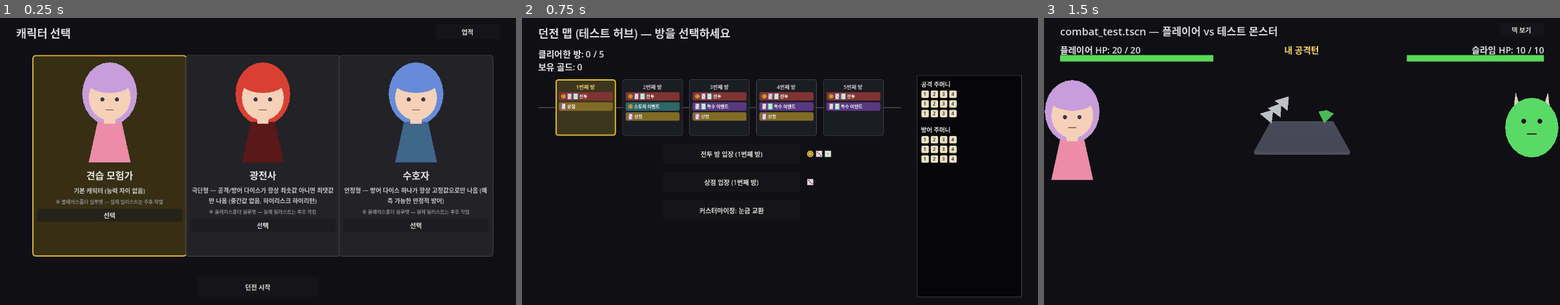
Above: before the commit, frames 1-3 (left to right).
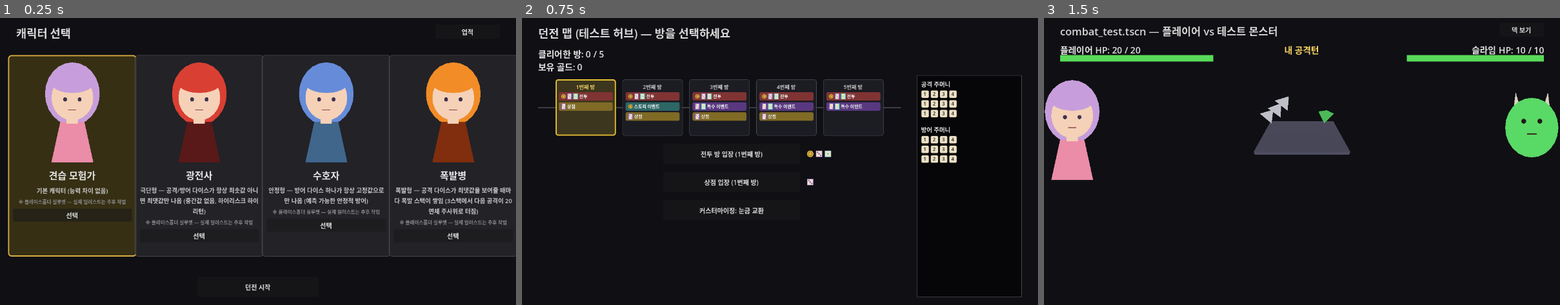
Above: after the commit, the same moments.

Repository: YGseok/ProjectD
Game: Godot game, scene res://code/scenes/character_select.tscn
Same seed, same stepped clock (60 frames per second), same inputs: the game is played once before the commit and once after it.
Inputs:
- Up to frame 1 (0.25 s): no input
- Up to frame 2 (0.75 s): click "던전 시작" at 0.5 s
- Up to frame 3 (1.5 s): click "전투 방 입장 (1번째 방)" at 1.25 s

The runs differ from the first frame. In frame 1, 26% of the frame differs, in the area x 1-100%, y 12-84%; in frame 2, nothing differs; in frame 3, nothing differs.

Commit message:
feat: 플레이어블 캐릭터 4번째 "폭발병"(폭발형 다이스 스택) 추가 ([대형 기획 1] 4/5종)
몬스터 "고블린"의 anger_stack 기믹(공격 다이스가 최댓값을 보여줄 때마다 스택이
쌓여 임계치에서 다음 공격이 1D20으로 터짐)을 플레이어 공격턴에도 동일하게
적용해 INBOX.md가 예시로 든 극단형/안정형/폭발형 3가지 캐릭터 컨셉을 모두
구현 완료. 정적 다이스 개조가 아니라 combat_test.gd의 전투 중 턴 상태로
구현되므로 run_state.gd의 기존 적용 로직은 건드리지 않음.

부수적으로 캐릭터 카드가 4개로 늘면서 고정 카드 폭(360px) 계산이 화면
1280px를 넘겨 카드가 잘려나가는 회귀를 QA 스크린샷에서 발견해 카드 폭을
캐릭터 수에 따라 동적으로 줄어들도록 고침(5종까지 대비).

Co-Authored-By: Claude Sonnet 5 <noreply@anthropic.com>

Diff:
--- a/code/scenes/character_select.gd
+++ b/code/scenes/character_select.gd
@@ -16,9 +16,15 @@
 ## (기본값: 첫 번째 프로필) -> "던전 시작" 버튼 -> RunState.reset_run(선택한 id)로
 ## 새 런 시작 -> dungeon_map.tscn.
 
-const CARD_WIDTH := 360.0
+## CARD_WIDTH_MAX: 캐릭터 수가 적을 때(지금 4종) 카드가 이보다 넓어지지 않게 하는 상한.
+## ROW_MARGIN: 카드 줄 좌우로 남겨두는 여백 — 이 안쪽 폭(1280 - ROW_MARGIN*2)을 카드
+## 개수만큼 나눠 카드 폭을 정하므로, 캐릭터가 늘어나도(5종까지 예정, docs/STATUS.md
+## 다음 할 일 큐 14번) 카드가 화면 밖으로 밀려나지 않는다(4종째부터 실제로 1280px를
+## 넘겨 화면 오른쪽이 잘리던 버그를 이번에 고침 — 폭발병 카드 QA 스크린샷에서 발견).
+const CARD_WIDTH_MAX := 360.0
 const CARD_HEIGHT := 500.0
 const CARD_GAP := 20.0
+const ROW_MARGIN := 20.0
 
 @onready var cards_container: Control = $CardsContainer
 @onready var start_button: Button = $StartButton
@@ -41,22 +47,24 @@
 	_card_panels.clear()
 
 	var count := CharacterProfiles.PROFILES.size()
-	var total_width := count * CARD_WIDTH + (count - 1) * CARD_GAP
+	var available_width := 1280.0 - ROW_MARGIN * 2.0
+	var card_width: float = min(CARD_WIDTH_MAX, (available_width - (count - 1) * CARD_GAP) / count)
+	var total_width := count * card_width + (count - 1) * CARD_GAP
 	var start_x := (1280.0 - total_width) / 2.0
 
 	for i in count:
 		var profile: Dictionary = CharacterProfiles.PROFILES[i]
-		var card := _make_card(profile)
-		card.position = Vector2(start_x + i * (CARD_WIDTH + CARD_GAP), 0)
+		var card := _make_card(profile, card_width)
+		card.position = Vector2(start_x + i * (card_width + CARD_GAP), 0)
 		cards_container.add_child(card)
 		_card_panels[profile["id"]] = card
 
 	_refresh_selection_highlight()
 
 
-func _make_card(profile: Dictionary) -> PanelContainer:
+func _make_card(profile: Dictionary, card_width: float) -> PanelContainer:
 	var panel := PanelContainer.new()
-	panel.custom_minimum_size = Vector2(CARD_WIDTH, CARD_HEIGHT)
+	panel.custom_minimum_size = Vector2(card_width, CARD_HEIGHT)
 	panel.mouse_filter = Control.MOUSE_FILTER_STOP
 
 	var vbox := VBoxContainer.new()
@@ -65,13 +73,14 @@
 	panel.add_child(vbox)
 
 	var portrait_holder := Control.new()
-	portrait_holder.custom_minimum_size = Vector2(CARD_WIDTH, 260)
+	portrait_holder.custom_minimum_size = Vector2(card_width, 260)
 	var portrait := CharacterPortraitPlaceholder.new()
 	# 실루엣 그리기 범위(대략 position 기준 y -108 ~ +140, character_portrait_placeholder.gd
-	# _draw() 참고)가 holder 높이(260) 안에 들어오도록 y를 114로 둠 — VBoxContainer는
-	# Node2D의 실제 그려지는 범위를 모르고 holder의 custom_minimum_size만 공간으로
-	# 예약하므로, 여기서 안 맞추면 아래 이름 라벨과 겹친다.
-	portrait.position = Vector2(CARD_WIDTH / 2.0, 114)
+	# _draw() 참고, 폭은 최대 ~136px로 card_width보다 항상 작음)가 holder 높이(260) 안에
+	# 들어오도록 y를 114로 둠 — VBoxContainer는 Node2D의 실제 그려지는 범위를 모르고
+	# holder의 custom_minimum_size만 공간으로 예약하므로, 여기서 안 맞추면 아래 이름
+	# 라벨과 겹친다.
+	portrait.position = Vector2(card_width / 2.0, 114)
 	portrait.set_palette(profile["hair_color"], profile["dress_color"])
 	portrait_holder.add_child(portrait)
 	vbox.add_child(portrait_holder)
@@ -87,7 +96,7 @@
 	desc_label.text = profile["desc"]
 	desc_label.horizontal_alignment = HORIZONTAL_ALIGNMENT_CENTER
 	desc_label.autowrap_mode = TextServer.AUTOWRAP_WORD
-	desc_label.custom_minimum_size = Vector2(CARD_WIDTH - 40, 0)
+	desc_label.custom_minimum_size = Vector2(card_width - 40, 0)
 	desc_label.add_theme_font_size_override("font_size", 15)
 	desc_label.add_theme_color_override("font_color", Color(0.8, 0.8, 0.8))
 	vbox.add_child(desc_label)
@@ -96,7 +105,7 @@
 	note_label.text = "※ 플레이스홀더 실루엣 — 실제 일러스트는 추후 작업"
 	note_label.horizontal_alignment = HORIZONTAL_ALIGNMENT_CENTER
 	note_label.autowrap_mode = TextServer.AUTOWRAP_WORD
-	note_label.custom_minimum_size = Vector2(CARD_WIDTH - 40, 0)
+	note_label.custom_minimum_size = Vector2(card_width - 40, 0)
 	note_label.add_theme_font_size_override("font_size", 12)
 	note_label.add_theme_color_override("font_color", Color(0.55, 0.55, 0.55))
 	vbox.add_child(note_label)
@@ -170,6 +179,11 @@
 	_on_card_selected("guardian")
 
 
+## QA 전용: "폭발병" 카드를 고른 상태 검증용 (_debug_select_berserker와 같은 이유).
+func _debug_select_explosive() -> void:
+	_on_card_selected("explosive")
+
+
 ## QA 전용: "광전사"를 고른 채로 실제 던전 시작까지 이어지는 전체 경로를 한 번에
 ## 검증하기 위한 래퍼(선택 -> 시작 -> dungeon_map 전환까지, 실제 플레이와 동일 경로).
 ## 던전 맵의 "공격/방어 주머니" 패널에 1/4만 보이는지(force_min_max_faces 효과)로
@@ -186,6 +200,15 @@
 	_on_start_pressed()
 
 
+## QA 전용: "폭발병"으로 던전 시작까지 이어지는 전체 경로 검증(_debug_start_run_as_berserker와
+## 같은 이유). explosive_stack은 정적 다이스 개조가 없어(character_profiles.gd 참고)
+## 덱 패널에는 다른 캐릭터와 달리 아무 차이가 안 보이는 게 정상 — 실제 효과는
+## combat_test.gd의 전투 중 상태(_debug_show_explosive_dice() 참고)로 확인해야 한다.
+func _debug_start_run_as_explosive() -> void:
+	_on_card_selected("explosive")
+	_on_start_pressed()
+
+
 ## QA 전용: 이전 QA 실행에서 남은 해금 상태가 섞이지 않도록 초기화한 뒤, 업적 하나를
 ## 미리 해금해 "잠김/해금" 두 상태가 동시에 보이는 화면을 스크린샷으로 검증한다.
 func _debug_show_achievements() -> void:
--- a/code/scenes/combat_test.gd
+++ b/code/scenes/combat_test.gd
@@ -112,6 +112,16 @@
 var monster_anger_pending := false
 const ANGER_STACK_THRESHOLD := 3
 const ANGER_DICE_SIDES := 20
+
+## "explosive_stack" 캐릭터 기믹(플레이어블 캐릭터 "폭발병", character_profiles.gd 참고)
+## 전용 전투 중 상태 — monster_anger_stacks/monster_anger_pending과 완전히 같은 구조를
+## 플레이어 공격턴에 적용한 것. 플레이어 공격 다이스(RunState.player_attack_bag)가 자기
+## 최댓값 면을 EXPLOSIVE_STACK_THRESHOLD번 보여주면 다음 공격 한 턴만 1D20으로 굴린다.
+var player_dice_gimmick := ""
+var player_explosive_stacks := 0
+var player_explosive_pending := false
+const EXPLOSIVE_STACK_THRESHOLD := 3
+const EXPLOSIVE_DICE_SIDES := 20
 
 var battle_over := false
 var player_won := false
@@ -275,6 +285,10 @@
 	monster_color = config["color"]
 	monster_portrait.set_body_color(monster_color if monster_color.a > 0 else Color(0.5, 0.5, 0.5))
 
+	player_dice_gimmick = CharacterProfiles.get_profile(RunState.character_id).get("gimmick", "")
+	player_explosive_stacks = 0
+	player_explosive_pending = false
+
 	next_button.pressed.connect(_on_next_button_pressed)
 	deck_toggle_button.pressed.connect(_on_deck_toggle_pressed)
 	customize_toggle_button.pressed.connect(_on_customize_toggle_pressed)
@@ -321,9 +335,14 @@
 	# 평소 monster_attack_bag 대신 1D20 임시 주머니로 굴린다(다음 문단에서 스택 집계 시
 	# used_anger_dice로 구분해 이 굴림 자체는 다시 스택을 쌓지 않게 함).
 	var used_anger_dice := false
+	var used_explosive_dice := false
 	var atk_bag: DiceBag
 	if is_player_attacking:
-		atk_bag = RunState.player_attack_bag
+		if player_dice_gimmick == "explosive_stack" and player_explosive_pending:
+			atk_bag = DiceBag.new(EXPLOSIVE_DICE_SIDES, 1)
+			used_explosive_dice = true
+		else:
+			atk_bag = RunState.player_attack_bag
 	elif monster_dice_gimmick == "anger_stack" and monster_anger_pending:
 		atk_bag = DiceBag.new(ANGER_DICE_SIDES, 1)
 		used_anger_dice = true
@@ -379,6 +398,20 @@
 				if monster_anger_stacks >= ANGER_STACK_THRESHOLD:
 					monster_anger_pending = true
 					_append_log("몬스터가 분노했다! 다음 공격은 20면체 주사위로 굴린다")
+
+	if is_player_attacking and player_dice_gimmick == "explosive_stack":
+		if used_explosive_dice:
+			player_explosive_stacks = 0
+			player_explosive_pending = false
+			_append_log("폭발이 진정됐다 (폭발 스택 초기화)")
+		else:
+			var max_hits: int = RunState.player_attack_bag.count_max_rolls(atk_values)
+			if max_hits > 0:
+				player_explosive_stacks += max_hits
+				_append_log("폭발 스택 +%d (%d/%d)" % [max_hits, player_explosive_stacks, EXPLOSIVE_STACK_THRESHOLD])
+				if player_explosive_stacks >= EXPLOSIVE_STACK_THRESHOLD:
+					player_explosive_pending = true
+					_append_log("폭발 직전! 다음 공격은 20면체 주사위로 터진다")
 
 	_update_labels()
 
@@ -1011,6 +1044,29 @@
 	_update_labels()
 
 
+## GAME_QA_CALL 전용 — 플레이어 캐릭터 "폭발병"의 explosive_stack 기믹이 임계치에
+## 도달해 다음 플레이어 공격이 1D20으로 바뀌는 상태를 보여준다(_debug_show_anger_dice()와
+## 완전히 같은 이유/패턴 — 우연히 최댓값이 여러 번 나와야 하는 확률적 사건이라 한
+## 프레임짜리 QA 캡처로는 자연 발생을 기다릴 수 없어 상태를 직접 만들고 D20을 얼려서
+## 스폰한다).
+func _debug_show_explosive_dice() -> void:
+	player_dice_gimmick = "explosive_stack"
+	player_explosive_stacks = EXPLOSIVE_STACK_THRESHOLD
+	player_explosive_pending = true
+	_clear_dice()
+	var die := DieScene.instantiate()
+	die.sides = EXPLOSIVE_DICE_SIDES
+	var material := _material_for_sides(EXPLOSIVE_DICE_SIDES)
+	if material != null:
+		die.material = material
+	dice_root.add_child(die)
+	die.transform = Transform3D(Basis(), Vector3(-1.4, 1.0, 0))
+	die.freeze = true
+	die.rotation = Vector3(0.5, 0.6, 0.0)
+	_append_log("폭발 직전! 다음 공격은 20면체 주사위로 터진다")
+	_update_labels()
+
+
 ## QA 전용 래퍼 — 패배 시 표정(플레이어 분노, 몬스터 기쁨)을 스크린샷으로 확인하기
 ## 위함. randi() 기반 분노/슬픔 분기 중 "분노" 쪽을 강제로 보여준다.
 func _debug_show_defeat_expressions() -> void:
--- a/code/scenes/dice_test.gd
+++ b/code/scenes/dice_test.gd
@@ -1440,6 +1440,11 @@
 	lines.append("  get_profile(guardian).gimmick=%s (기대 fixed_defense_die) -> %s" % [
 		CharacterProfiles.get_profile("guardian")["gimmick"], "OK" if guardian_ok else "FAIL"
 	])
+	var explosive_ok: bool = CharacterProfiles.get_profile("explosive")["gimmick"] == "explosive_stack"
+	ok = explosive_ok and ok
+	lines.append("  get_profile(explosive).gimmick=%s (기대 explosive_stack) -> %s" % [
+		CharacterProfiles.get_profile("explosive")["gimmick"], "OK" if explosive_ok else "FAIL"
+	])
 	var fallback_empty_ok: bool = CharacterProfiles.get_profile("")["id"] == CharacterProfiles.PROFILES[0]["id"]
 	var fallback_unknown_ok: bool = CharacterProfiles.get_profile("no_such_id")["id"] == CharacterProfiles.PROFILES[0]["id"]
 	ok = fallback_empty_ok and fallback_unknown_ok and ok
@@ -1498,5 +1503,21 @@
 		keep_character_ok, reapplied_ok, "OK" if (keep_character_ok and reapplied_ok) else "FAIL"
 	])
 
+	# "폭발병"(explosive_stack)은 정적 다이스 개조가 없는 기믹(character_profiles.gd 클래스
+	# 주석 참고) — reset_run()이 만든 새 주머니는 다른 기믹 없는 캐릭터와 마찬가지로 표준
+	# D4x3 그대로여야 한다. 실제 스택 추적/D20 전환은 combat_test.gd의 인스턴스 상태라
+	# @onready 씬 노드가 필요해 여기서는(anger_stack과 같은 이유로) 검증하지 않고
+	# _debug_show_explosive_dice()로 화면에서 육안 확인한다(아래 QA 참고).
+	RunState.reset_run("explosive")
+	var explosive_id_ok: bool = RunState.character_id == "explosive"
+	var explosive_bags_standard_ok: bool = (
+		RunState.player_attack_bag.dice[0] == PackedInt32Array([1, 2, 3, 4])
+		and RunState.player_defense_bag.dice[0] == PackedInt32Array([1, 2, 3, 4])
+	)
+	ok = explosive_id_ok and explosive_bags_standard_ok and ok
+	lines.append("  reset_run(explosive): character_id=%s 공격/방어 주머니 표준 유지(정적 개조 없음)=%s -> %s" % [
+		RunState.character_id, explosive_bags_standard_ok, "OK" if (explosive_id_ok and explosive_bags_standard_ok) else "FAIL"
+	])
+
 	RunState.reset_run(character_backup)
 	return ok
--- a/code/systems/character_profiles.gd
+++ b/code/systems/character_profiles.gd
@@ -11,13 +11,18 @@
 ## 주머니가 바뀌어도(add_die/replace_die 등) 재적용되지 않는다 — 시작 상태의 개성일
 ## 뿐, 게임 내내 강제되는 제약은 아니다.
 ##
-## 이번 조각은 5종 중 3종만 구현(기존 1 + 신규 2). INBOX.md가 예시로 든 세 성격
+## 이번 조각은 5종 중 4종 구현(기존 1 + 신규 3). INBOX.md가 예시로 든 세 성격
 ## (극단형/안정형/폭발형) 중 "폭발형"(분노 스택 — 몬스터 "고블린"처럼 매 턴 상태를
-## 추적하고 턴 로직 자체를 바꿔야 함, combat_test.gd의 anger_stack 분기 참고)은
-## 전투 턴 로직까지 건드려야 하는 더 큰 작업이라 이번엔 제외 — 나머지 2종(폭발형 +
-## 또 다른 컨셉 1종)은 docs/STATUS.md 다음 할 일 큐에 남겨둠. 캐릭터 5종 각각의
-## 이름/컨셉/기믹 배정은 INBOX.md가 "AI가 제안해도 됨"이라고 허용한 것을 따름 —
-## 사람이 다른 이름/배정을 원하면 이 배열만 고치면 됨.
+## 추적하고 턴 로직 자체를 바꿔야 함)은 combat_test.gd의 anger_stack 분기를 플레이어
+## 공격턴에도 그대로 적용하는 방식(player_dice_gimmick/player_explosive_stacks/
+## player_explosive_pending, combat_test.gd 참고)으로 이번에 완성함 — 이 배열의
+## "gimmick" 필드만으로는 표현할 수 없어서(정적 다이스 개조가 아니라 매 턴 상태 추적이
+## 필요) run_state.gd._apply_character_gimmick()의 match 문에는 걸리지 않고, 대신
+## combat_test.gd가 CharacterProfiles.get_profile(RunState.character_id)를 직접 읽어
+## "explosive_stack"일 때만 턴 로직에서 분기한다. 남은 1종(다섯 번째 컨셉)은 아직
+## 미정 — docs/STATUS.md 다음 할 일 큐에 남겨둠. 캐릭터 5종 각각의 이름/컨셉/기믹
+## 배정은 INBOX.md가 "AI가 제안해도 됨"이라고 허용한 것을 따름 — 사람이 다른
+## 이름/배정을 원하면 이 배열만 고치면 됨.
 ##
 ## "gimmick" 필드 값:
 ##   ""              : 기믹 없음 (기존 "견습 모험가")
@@ -25,6 +30,10 @@
 ##                     (중간값 없음, 하이리스크/로우리스크 — 몬스터 "다크 나이트"와 같은 기믹)
 ##   "fixed_defense_die": 방어 다이스 중 0번째 하나만 DiceBag.force_fixed_value_for_die()로
 ##                     고정값(굴리지 않는 것과 동일 효과) — 예측 가능한 안정적 방어 한 조각
+##   "explosive_stack": 정적 다이스 개조 없음(run_state.gd에서는 아무 일도 안 함) — 대신
+##                     공격 다이스가 최댓값 면을 보여줄 때마다 combat_test.gd가 전투 중
+##                     상태로 스택을 쌓고, 3스택에서 다음 공격 한 턴만 1D20으로 굴림
+##                     (몬스터 "고블린"의 anger_stack과 같은 메커니즘, 플레이어 공격턴에 적용)
 const PROFILES := [
 	{
 		"id": "novice",
@@ -50,6 +59,14 @@
 		"hair_color": Color(0.4, 0.55, 0.85),
 		"dress_color": Color(0.25, 0.4, 0.55),
 	},
+	{
+		"id": "explosive",
+		"name": "폭발병",
+		"desc": "폭발형 — 공격 다이스가 최댓값을 보여줄 때마다 폭발 스택이 쌓임 (3스택에서 다음 공격이 20면체 주사위로 터짐)",
+		"gimmick": "explosive_stack",
+		"hair_color": Color(0.95, 0.55, 0.15),
+		"dress_color": Color(0.5, 0.18, 0.05),
+	},
 ]
 
 
--- a/code/systems/run_state.gd
+++ b/code/systems/run_state.gd
@@ -77,6 +77,10 @@
 
 ## character_id에 해당하는 프로필의 시작 다이스 기믹을 새로 만든 주머니에 한 번만
 ## 적용한다(몬스터 기믹과 같은 "정적 적용" 방식 — combat_test.gd _ready() 참고).
+## "explosive_stack"(폭발병)은 여기서 다룰 정적 다이스 개조가 없어(면 값을 바꾸는 게
+## 아니라 전투 중 턴마다 스택을 추적하는 방식) 아래 match에 걸리지 않고 그대로
+## "_: pass"로 빠진다 — 실제 적용은 combat_test.gd가 CharacterProfiles.get_profile()을
+## 직접 읽어서 처리한다(character_profiles.gd 클래스 주석 참고).
 func _apply_character_gimmick() -> void:
 	var profile := CharacterProfiles.get_profile(character_id)
 	match profile.get("gimmick", ""):
Not shown, changed: docs/STATUS.md
Not shown, changed: docs/STATUS_ARCHIVE.md
Not shown, changed: docs/feedback/INBOX.md
